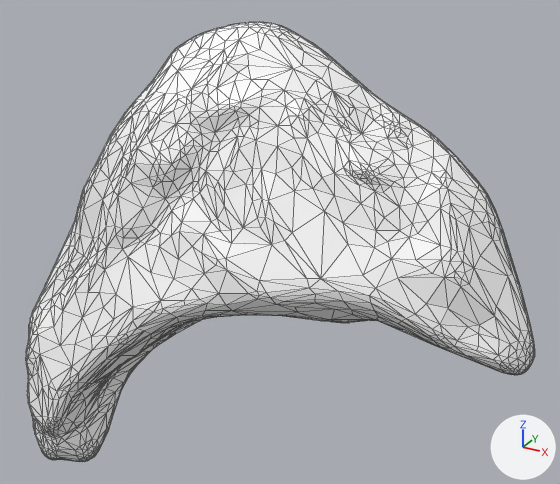
The glTF model public/assets/hra-v1/female/adrenal-gland-l.lod0.glb, before and after one commit.
Before and after are seen from a 50 mm camera at (0.0323, -0.0544, 0.032) aimed at (0.001, 0.0024, 0.0036). The lights are fixed; the arrows at lower right show +X, +Y and +Z. The picture after the commit comes second. Mesh edges are drawn as thin lines.

In view in the first picture: 'adrenal-gland-l'.
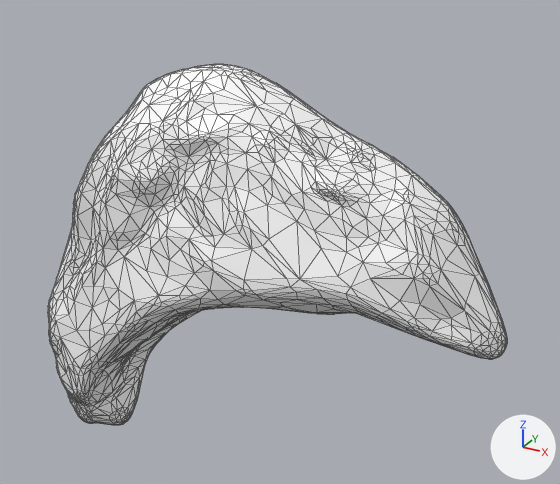
Pixel boxes (x1, y1, x2, y2) of what changed, in the pictures (560 x 484 px):
'adrenal-gland-l', reshaped, rescaled (10% narrower, 18% shorter): before (26, 22, 535, 462); after (48, 64, 507, 425)

What changed in the scene script:
```text
Change me_adrenal_gland_l:
    used by ob_adrenal_gland_l; location = (0.0, 0.0, 0.0); scale = (0.0241, 0.0241, 0.0241)
    remove me_adrenal_gland_l.from_pydata(...)  # 2000 vertices, 3996 faces; spans x -1.0..1.0, y -0.42..0.42, z -0.93..0.93
    add me_adrenal_gland_l.from_pydata(...)  # 2000 vertices, 3996 faces; spans x -1.0..1.0, y -0.38..0.38, z -0.9..0.9
    me_adrenal_gland_l part 1: 2000 of 2000 vertices moved; they spanned x -1.0..1.0, y -0.42..0.42, z -0.93..0.93 and now span x -1.0..1.0, y -0.38..0.38, z -0.9..0.9; mean shift (-0.02, -0.06, 0.02)
Change ob_adrenal_gland_l:
    ob_adrenal_gland_l.scale: (0.0241, 0.0241, 0.0241) -> (0.0219, 0.0219, 0.0219)
```
